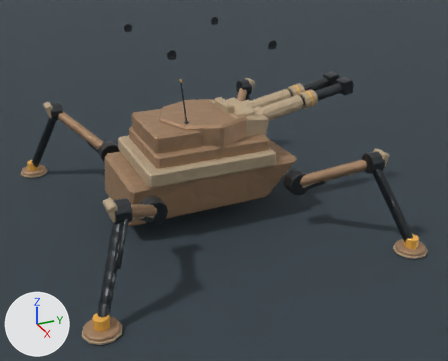
The Blender file content/source-art/bastion-siege-mech.blend as it was, and as the next commit left it.
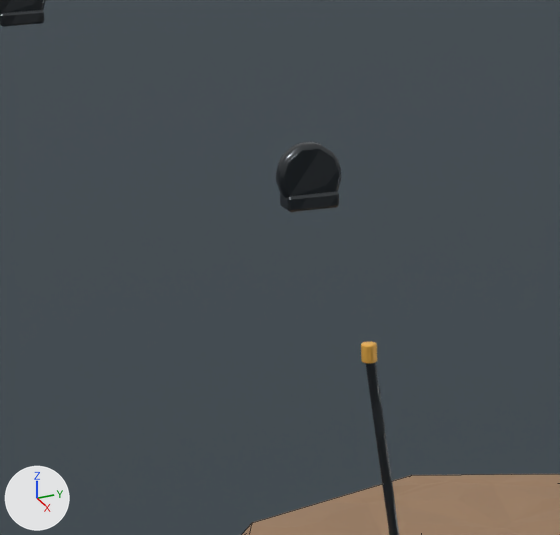
There are two pictures of each version: one whole from a camera (50 mm lens) standing at (8.38, -3.32, 4.57) and looking at (0.46, 0.24, 0.61), one close up on the part from 28% to 47% of the width and 8% to 30% of the height. The axes (+X, +Y, +Z) are drawn at lower left. The lights are the same throughout. The older version's two pictures come first. The close-ups show mesh edges as thin lines.

Names of what the first close-up shows: 'BastionSiegeMechArmor_LiftingLug_4', 'BastionSiegeMechArmor_LugWeldPad_4', 'BastionSiegeMechSensor_AntennaMast', 'BastionSiegeMechTurret_BaseShell', 'PreviewFloor' and 3 more.
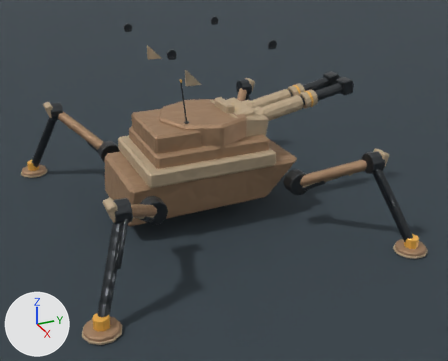
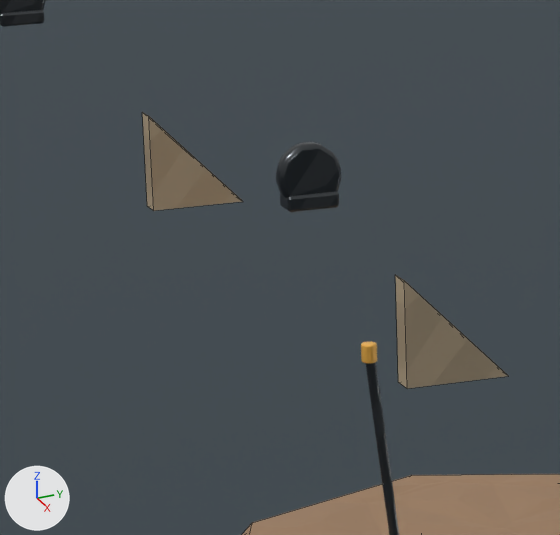
Edits to the bpy script that builds the scene:
```text
Add me_bastionsiegemecharmor_gusset_2_mesh:
    me_bastionsiegemecharmor_gusset_2_mesh.from_pydata([(-0.025, 0.0, 0.0), (0.025, 0.0, 0.0), (0.025, 0.22, 0.0), (-0.025, 0.22, 0.0), (-0.025, 0.0, 0.22), (0.025, 0.0, 0.22)], [], [(0, 1, 2, 3), (0, 4, 5, 1), (1, 5, 2), (0, 3, 4), (4, 3, 2, 5)])
    me_bastionsiegemecharmor_gusset_2_mesh.materials.append(mat_bastionsiegemech_lightarmor)
Add ob_bastionsiegemecharmor_gusset_2:
    ob_bastionsiegemecharmor_gusset_2 = bpy.data.objects.new('BastionSiegeMechArmor_Gusset_2', me_bastionsiegemecharmor_gusset_2_mesh)
    ob_bastionsiegemecharmor_gusset_2.location = (0.82, -0.48, 2.28)
Add ob_bastionsiegemecharmor_gusset_1:
    ob_bastionsiegemecharmor_gusset_1 = bpy.data.objects.new('BastionSiegeMechArmor_Gusset_1', me_bastionsiegemecharmor_gusset_2_mesh.copy())
    ob_bastionsiegemecharmor_gusset_1.location = (-0.82, -0.48, 2.28)
```

Boxes (x1, y1, x2, y2) around the edits, measured in the close-ups (560 x 535 px):
'BastionSiegeMechArmor_Gusset_2', added (brown): after (395, 275, 508, 389)
'BastionSiegeMechArmor_Gusset_1', added (brown): after (142, 112, 243, 211)
